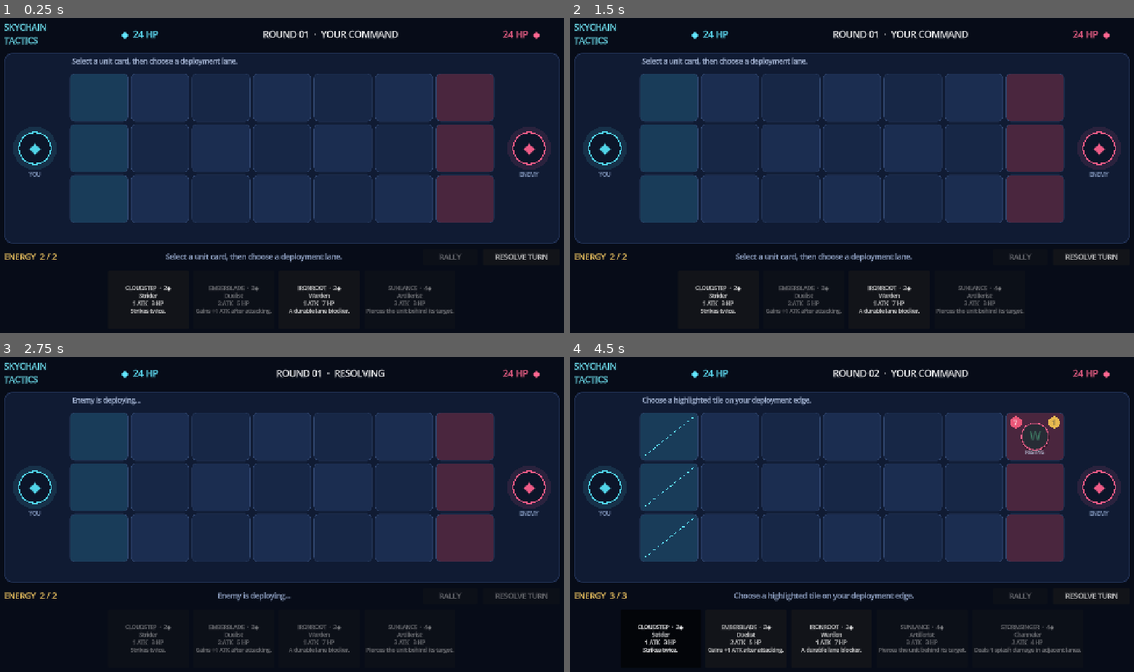
Above: before the commit, frames 1-4 (two rows, left to right).
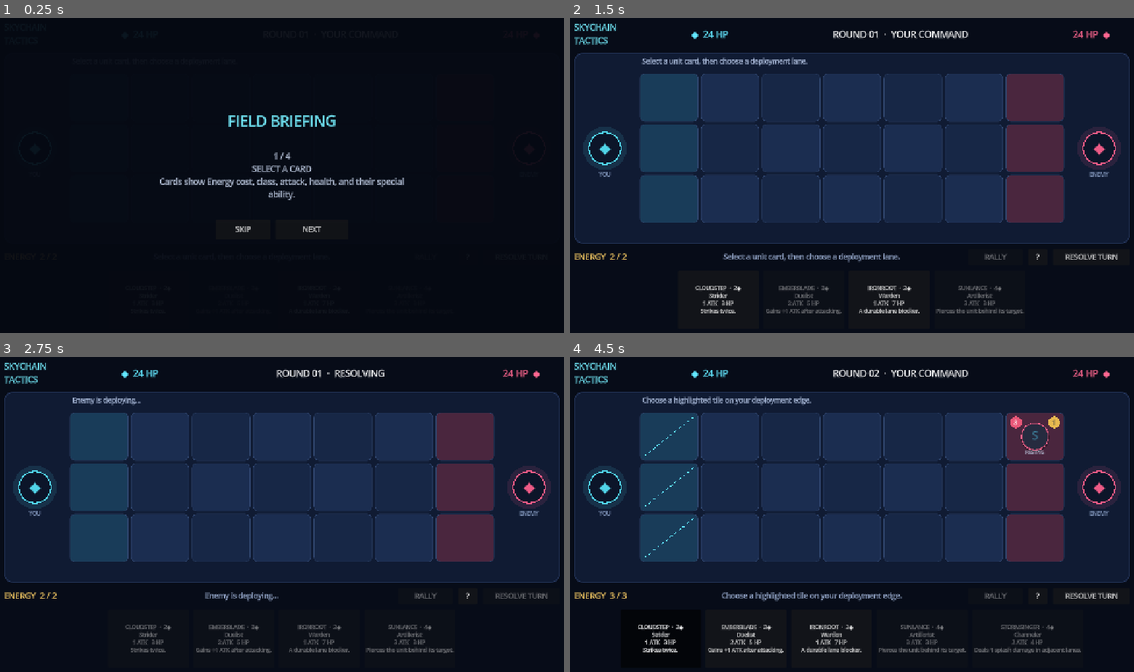
Above: after the commit, the same moments.

Repository: prldd/HeavenStrike
Game: Godot game, scene res://main.tscn
The game is run twice, just before and just after one commit, with the same random seed, the same clock (stepped at 60 frames per second) and the same inputs.
Inputs (mouse positions are in pixels of both pictures, inside the frame that each line leads up to):
- Up to frame 1 (0.25 s): no input
- Up to frame 2 (1.5 s): click (1038, 257) at 0.5 s, where only the run after the commit has a clickable "?"; click (812, 229) at 1.25 s, where only the run after the commit has a clickable "SKIP"
- Up to frame 3 (2.75 s): click "RESOLVE TURN" at 2 s
- Up to frame 4 (4.5 s): click (1038, 596) at 2.75 s, where only the run after the commit has a clickable "?"; click (812, 568) at 3.5 s, where only the run after the commit has a clickable "SKIP"; click "CLOUDSTEP · 2◆ Strider 1 ATK …" at 4.25 s

The runs differ from the first frame. In frame 1, 61% of the frame differs, in the area x 0-100%, y 1-95%; in frame 2, 0.5%; in frame 3, 0.3%; in frame 4, 0.6%.

Commit message:
Four-page in-game field briefing

Diff:
--- /dev/null
+++ b/scripts/battle_ai.gd
@@ -0,0 +1,75 @@
+class_name BattleAI
+extends RefCounted
+
+const PLAYER := 0
+const ENEMY := 1
+const COLS := 7
+
+static func choose_deployment(roster: Array, energy: int, units: Array) -> Dictionary:
+	var best := {}
+	var best_score := -INF
+	for card in roster:
+		if card.cost > energy:
+			continue
+		for row in 3:
+			if _occupied(units, row, COLS - 1):
+				continue
+			var score := _score(card, row, energy, units)
+			if score > best_score:
+				best_score = score
+				best = {"card": card, "row": row}
+	return best
+
+static func lane_priority(units: Array) -> Array:
+	var scored := []
+	for row in 3:
+		var score := 0.0
+		for unit in units:
+			if unit.row != row:
+				continue
+			var proximity: float = 1.0 + float(unit.col) / float(COLS - 1)
+			score += unit.atk * proximity * (1.0 if unit.side == PLAYER else -0.45)
+		scored.append({"row": row, "score": score})
+	scored.sort_custom(func(a, b): return a.score > b.score)
+	return scored.map(func(item): return item.row)
+
+static func _score(card: Dictionary, row: int, energy: int, units: Array) -> float:
+	var player_threat := 0.0
+	var enemy_support := 0.0
+	var wounded_allies := 0
+	var adjacent_targets := 0
+	for unit in units:
+		if unit.side == PLAYER:
+			if unit.row == row:
+				player_threat += unit.atk * 2.0 + unit.hp * 0.25 + unit.col * 0.8
+			if absi(unit.row - row) == 1:
+				adjacent_targets += 1
+		elif unit.row == row:
+			enemy_support += unit.atk + unit.hp * 0.2
+			if unit.hp < unit.max_hp:
+				wounded_allies += 1
+
+	var score: float = player_threat + enemy_support * 0.35
+	score += card.cost * 0.4
+	score += 1.25 if card.cost == energy else 0.0
+	match card.kind:
+		"Warden":
+			score += player_threat * 0.55
+		"Artillerist":
+			score += player_threat * 0.35
+		"Channeler":
+			score += adjacent_targets * 1.6
+		"Lifebinder":
+			score += wounded_allies * 2.5
+			if wounded_allies == 0:
+				score -= 1.5
+		"Strider":
+			if player_threat == 0:
+				score += 2.0
+	return score
+
+static func _occupied(units: Array, row: int, col: int) -> bool:
+	for unit in units:
+		if unit.row == row and unit.col == col:
+			return true
+	return false
--- a/scripts/board_view.gd
+++ b/scripts/board_view.gd
@@ -20,6 +20,10 @@
 var enabled := true
 var hover_row := -1
 var event_text := "Choose a unit, then choose a lane."
+var effect_unit_id := -1
+var effect_label := ""
+var effect_color := Color.WHITE
+var effect_strength := 0.0
 
 func _ready() -> void:
 	mouse_default_cursor_shape = Control.CURSOR_POINTING_HAND
@@ -34,6 +38,24 @@
 	selected_card = card
 	enabled = can_deploy
 	event_text = message
+	queue_redraw()
+
+func play_unit_effect(unit_id: int, label: String, color: Color) -> void:
+	effect_unit_id = unit_id
+	effect_label = label
+	effect_color = color
+	effect_strength = 1.0
+	var tween := create_tween()
+	tween.tween_method(_set_effect_strength, 1.0, 0.0, 0.38).set_trans(Tween.TRANS_QUAD).set_ease(Tween.EASE_OUT)
+	tween.tween_callback(_clear_effect)
+
+func _set_effect_strength(value: float) -> void:
+	effect_strength = value
+	queue_redraw()
+
+func _clear_effect() -> void:
+	effect_unit_id = -1
+	effect_label = ""
 	queue_redraw()
 
 func _gui_input(event: InputEvent) -> void:
@@ -94,6 +116,8 @@
 
 	for unit in units:
 		_draw_unit(unit)
+		if unit.id == effect_unit_id:
+			_draw_effect(unit)
 
 	if not selected_card.is_empty() and enabled:
 		for row in ROWS:
@@ -152,6 +176,22 @@
 		draw_circle(center, minf(rect.size.x, rect.size.y) * 0.32, Color(0.05, 0.08, 0.15, 0.48))
 		draw_string(font, Vector2(rect.position.x, rect.end.y - 7), "RESTING", HORIZONTAL_ALIGNMENT_CENTER, rect.size.x, 10, Color("#b8c2d9"))
 
+func _draw_effect(unit: Dictionary) -> void:
+	var rect := _cell_rect(unit.row, unit.col).grow(-5.0)
+	var center := rect.get_center()
+	var radius := minf(rect.size.x, rect.size.y) * (0.35 + (1.0 - effect_strength) * 0.18)
+	draw_circle(center, radius, Color(effect_color, effect_strength * 0.22), false, 4)
+	draw_arc(center, radius, 0, TAU, 32, Color(effect_color, effect_strength), 4)
+	draw_string(
+		get_theme_default_font(),
+		Vector2(rect.position.x, rect.position.y - 4 - (1.0 - effect_strength) * 18),
+		effect_label,
+		HORIZONTAL_ALIGNMENT_CENTER,
+		rect.size.x,
+		14,
+		Color(effect_color, effect_strength)
+	)
+
 func _occupied(row: int, col: int) -> bool:
 	for unit in units:
 		if unit.row == row and unit.col == col:
--- a/scripts/main.gd
+++ b/scripts/main.gd
@@ -1,21 +1,14 @@
 extends Control
 
 const BoardViewScript = preload("res://scripts/board_view.gd")
+const UnitCatalogScript = preload("res://scripts/unit_catalog.gd")
+const BattleAIScript = preload("res://scripts/battle_ai.gd")
 
 const PLAYER := 0
 const ENEMY := 1
 const ROWS := 3
 const COLS := 7
 const STARTING_HP := 24
-
-const ROSTER := [
-	{"name": "Cloudstep", "kind": "Strider", "cost": 2, "atk": 1, "hp": 3, "move": 3, "range": 1, "text": "Strikes twice."},
-	{"name": "Emberblade", "kind": "Duelist", "cost": 3, "atk": 2, "hp": 5, "move": 2, "range": 1, "text": "Gains +1 ATK after attacking."},
-	{"name": "Ironroot", "kind": "Warden", "cost": 2, "atk": 1, "hp": 7, "move": 2, "range": 1, "text": "A durable lane blocker."},
-	{"name": "Sunlance", "kind": "Artillerist", "cost": 4, "atk": 3, "hp": 3, "move": 1, "range": 3, "text": "Pierces the unit behind its target."},
-	{"name": "Stormsinger", "kind": "Channeler", "cost": 4, "atk": 2, "hp": 4, "move": 1, "range": 3, "text": "Deals 1 splash damage in adjacent lanes."},
-	{"name": "Dawnmender", "kind": "Lifebinder", "cost": 3, "atk": 1, "hp": 5, "move": 1, "range": 2, "text": "Heals a nearby ally for 2."}
-]
 
 var board: BoardView
 var player_hp_label: Label
@@ -29,11 +22,15 @@
 var overlay: ColorRect
 var overlay_title: Label
 var overlay_detail: Label
+var tutorial_overlay: ColorRect
+var tutorial_page_label: Label
+var tutorial_page := 0
+
+var roster: Array = UnitCatalogScript.all_units()
 
 var units: Array = []
 var player_hand: Array = []
 var draw_index := 0
-var enemy_draw_index := 2
 var selected_hand_index := -1
 var next_unit_id := 1
 var round_number := 1
@@ -48,6 +45,7 @@
 var input_enabled := true
 var battle_over := false
 var status_message := ""
+var has_shown_tutorial := false
 
 func _ready() -> void:
 	_build_interface()
@@ -126,6 +124,13 @@
 	power_button.pressed.connect(_use_player_power)
 	control_bar.add_child(power_button)
 
+	var help_button := Button.new()
+	help_button.text = "?"
+	help_button.tooltip_text = "How to play"
+	help_button.custom_minimum_size.x = 42
+	help_button.pressed.connect(_open_tutorial)
+	control_bar.add_child(help_button)
+
 	end_button = Button.new()
 	end_button.text = "RESOLVE TURN"
 	end_button.custom_minimum_size.x = 170
@@ -139,6 +144,7 @@
 	root.add_child(hand_row)
 
 	_build_overlay()
+	_build_tutorial()
 
 func _build_overlay() -> void:
 	overlay = ColorRect.new()
@@ -175,11 +181,85 @@
 	restart.pressed.connect(_start_new_match)
 	panel.add_child(restart)
 
+func _build_tutorial() -> void:
+	tutorial_overlay = ColorRect.new()
+	tutorial_overlay.color = Color(0.02, 0.035, 0.07, 0.94)
+	tutorial_overlay.set_anchors_and_offsets_preset(Control.PRESET_FULL_RECT)
+	tutorial_overlay.mouse_filter = Control.MOUSE_FILTER_STOP
+	tutorial_overlay.visible = false
+	add_child(tutorial_overlay)
+
+	var center := CenterContainer.new()
+	center.set_anchors_and_offsets_preset(Control.PRESET_FULL_RECT)
+	tutorial_overlay.add_child(center)
+
+	var panel := VBoxContainer.new()
+	panel.custom_minimum_size = Vector2(560, 330)
+	panel.alignment = BoxContainer.ALIGNMENT_CENTER
+	panel.add_theme_constant_override("separation", 22)
+	center.add_child(panel)
+
+	var title := Label.new()
+	title.text = "FIELD BRIEFING"
+	title.horizontal_alignment = HORIZONTAL_ALIGNMENT_CENTER
+	title.add_theme_font_size_override("font_size", 32)
+	title.add_theme_color_override("font_color", Color("#71e6f5"))
+	panel.add_child(title)
+
+	tutorial_page_label = Label.new()
+	tutorial_page_label.custom_minimum_size = Vector2(520, 150)
+	tutorial_page_label.horizontal_alignment = HORIZONTAL_ALIGNMENT_CENTER
+	tutorial_page_label.vertical_alignment = VERTICAL_ALIGNMENT_CENTER
+	tutorial_page_label.autowrap_mode = TextServer.AUTOWRAP_WORD_SMART
+	tutorial_page_label.add_theme_font_size_override("font_size", 18)
+	tutorial_page_label.add_theme_color_override("font_color", Color("#c1cee5"))
+	panel.add_child(tutorial_page_label)
+
+	var actions := HBoxContainer.new()
+	actions.alignment = BoxContainer.ALIGNMENT_CENTER
+	actions.add_theme_constant_override("separation", 12)
+	panel.add_child(actions)
+
+	var close := Button.new()
+	close.text = "SKIP"
+	close.custom_minimum_size = Vector2(120, 44)
+	close.pressed.connect(_close_tutorial)
+	actions.add_child(close)
+
+	var next := Button.new()
+	next.text = "NEXT"
+	next.custom_minimum_size = Vector2(160, 44)
+	next.pressed.connect(_next_tutorial_page)
+	actions.add_child(next)
+
+func _open_tutorial() -> void:
+	tutorial_page = 0
+	tutorial_overlay.visible = true
+	_update_tutorial()
+
+func _close_tutorial() -> void:
+	tutorial_overlay.visible = false
+
+func _next_tutorial_page() -> void:
+	tutorial_page += 1
+	if tutorial_page >= 4:
+		_close_tutorial()
+		return
+	_update_tutorial()
+
+func _update_tutorial() -> void:
+	var pages := [
+		"1 / 4\nSELECT A CARD\nCards show Energy cost, class, attack, health, and their special ability.",
+		"2 / 4\nCHOOSE A LANE\nDeploy on an open glowing tile at the left edge. New units rest until your next turn.",
+		"3 / 4\nRESOLVE THE BOARD\nReady units attack if a target is in range. Otherwise, they advance automatically.",
+		"4 / 4\nBREAK THE COMMANDER\nCross an open lane and deal 24 damage to the enemy Commander before it reaches yours."
+	]
+	tutorial_page_label.text = pages[tutorial_page]
+
 func _start_new_match() -> void:
 	units.clear()
 	player_hand.clear()
 	draw_index = 0
-	enemy_draw_index = 2
 	selected_hand_index = -1
 	next_unit_id = 1
 	round_number = 1
@@ -198,11 +278,14 @@
 	for i in 4:
 		_draw_player_card()
 	_refresh()
+	if not has_shown_tutorial:
+		has_shown_tutorial = true
+		_open_tutorial()
 
 func _draw_player_card() -> void:
 	if player_hand.size() >= 5:
 		return
-	player_hand.append(ROSTER[draw_index % ROSTER.size()].duplicate())
+	player_hand.append(roster[draw_index % roster.size()].duplicate())
 	draw_index += 1
 
 func _refresh() -> void:
@@ -293,6 +376,7 @@
 	for unit in units:
 		if unit.side == PLAYER:
 			unit.atk += 1
+			board.play_unit_effect(unit.id, "+1 ATK", Color("#ffd166"))
 	status_message = "Rally! Every allied unit gains +1 ATK."
 	_refresh()
 
@@ -321,21 +405,16 @@
 
 	var attempts := 0
 	while attempts < 3:
-		var card: Dictionary = ROSTER[enemy_draw_index % ROSTER.size()]
-		var lanes := _enemy_lane_priority()
-		var placed := false
-		for row in lanes:
-			if _unit_at(row, COLS - 1) == null and card.cost <= enemy_energy:
-				_spawn_unit(card, ENEMY, row, COLS - 1)
-				enemy_energy -= card.cost
-				enemy_draw_index += 1
-				placed = true
-				status_message = "Enemy deployed %s." % card.name
-				_refresh()
-				await get_tree().create_timer(0.35).timeout
-				break
-		if not placed:
+		var choice: Dictionary = BattleAIScript.choose_deployment(roster, enemy_energy, units)
+		if choice.is_empty():
 			break
+		var card: Dictionary = choice.card
+		var row: int = choice.row
+		_spawn_unit(card, ENEMY, row, COLS - 1)
+		enemy_energy -= card.cost
+		status_message = "Enemy deployed %s to lane %d." % [card.name, row + 1]
+		_refresh()
+		await get_tree().create_timer(0.35).timeout
 		attempts += 1
 
 	if not enemy_power_used and enemy_hp <= 12:
@@ -343,6 +422,7 @@
 		for unit in units:
 			if unit.side == ENEMY:
 				unit.atk += 1
+				board.play_unit_effect(unit.id, "+1 ATK", Color("#ff8b70"))
 		status_message = "Enemy Rally! Hostile units gain +1 ATK."
 		_refresh()
 		await get_tree().create_timer(0.45).timeout
@@ -392,6 +472,7 @@
 		if wounded != null:
 			wounded.hp = mini(wounded.max_hp, wounded.hp + 2)
 			status_message = "%s restores 2 HP to %s." % [actor.name, wounded.name]
+			board.play_unit_effect(wounded.id, "+2 HP", Color("#70e0a1"))
 			return
 
 	var target = _find_target(actor)
@@ -404,6 +485,7 @@
 				break
 			target.hp -= actor.atk
 			status_message = "%s hits %s for %d." % [actor.name, target.name, actor.atk]
+			board.play_unit_effect(target.id, "-%d" % actor.atk, Color("#ff668f"))
 			_apply_special_damage(actor, target)
 			_remove_defeated()
 			_refresh()
@@ -433,6 +515,7 @@
 		steps += 1
 	if steps > 0:
 		status_message = "%s advances %d space%s." % [actor.name, steps, "" if steps == 1 else "s"]
+		board.play_unit_effect(actor.id, "ADVANCE", Color("#71e6f5"))
 	else:
 		status_message = "%s holds position." % actor.name
 
@@ -486,17 +569,6 @@
 		return COLS - actor.col <= actor.range and _find_target(actor) == null
 	return actor.col + 1 <= actor.range and _find_target(actor) == null
 
-func _enemy_lane_priority() -> Array:
-	var scores := []
-	for row in ROWS:
-		var score := 0
-		for unit in units:
-			if unit.row == row:
-				score += unit.atk * (1 if unit.side == PLAYER else -1)
-		scores.append({"row": row, "score": score})
-	scores.sort_custom(func(a, b): return a.score > b.score)
-	return scores.map(func(item): return item.row)
-
 func _unit_at(row: int, col: int):
 	for unit in units:
 		if unit.row == row and unit.col == col:
--- /dev/null
+++ b/scripts/unit_catalog.gd
@@ -0,0 +1,23 @@
+class_name UnitCatalog
+extends RefCounted
+
+const UNITS := [
+	{"name": "Cloudstep", "kind": "Strider", "cost": 2, "atk": 1, "hp": 3, "move": 3, "range": 1, "text": "Strikes twice."},
+	{"name": "Emberblade", "kind": "Duelist", "cost": 3, "atk": 2, "hp": 5, "move": 2, "range": 1, "text": "Gains +1 ATK after attacking."},
+	{"name": "Ironroot", "kind": "Warden", "cost": 2, "atk": 1, "hp": 7, "move": 2, "range": 1, "text": "A durable lane blocker."},
+	{"name": "Sunlance", "kind": "Artillerist", "cost": 4, "atk": 3, "hp": 3, "move": 1, "range": 3, "text": "Pierces the unit behind its target."},
+	{"name": "Stormsinger", "kind": "Channeler", "cost": 4, "atk": 2, "hp": 4, "move": 1, "range": 3, "text": "Deals 1 splash damage in adjacent lanes."},
+	{"name": "Dawnmender", "kind": "Lifebinder", "cost": 3, "atk": 1, "hp": 5, "move": 1, "range": 2, "text": "Heals a nearby ally for 2."}
+]
+
+static func all_units() -> Array:
+	var result: Array = []
+	for unit in UNITS:
+		result.append(unit.duplicate(true))
+	return result
+
+static func by_name(unit_name: String) -> Dictionary:
+	for unit in UNITS:
+		if unit.name == unit_name:
+			return unit.duplicate(true)
+	return {}
--- /dev/null
+++ b/tests/smoke_test.gd
@@ -0,0 +1,28 @@
+extends SceneTree
+
+const UnitCatalogScript = preload("res://scripts/unit_catalog.gd")
+const BattleAIScript = preload("res://scripts/battle_ai.gd")
+
+func _init() -> void:
+	var roster: Array = UnitCatalogScript.all_units()
+	assert(roster.size() == 6, "The first playable roster must contain six units.")
+	assert(UnitCatalogScript.by_name("Cloudstep").kind == "Strider")
+	assert(UnitCatalogScript.by_name("Missing").is_empty())
+
+	var units := [
+		{"side": 0, "row": 1, "col": 5, "atk": 3, "hp": 4, "max_hp": 4}
+	]
+	var choice: Dictionary = BattleAIScript.choose_deployment(roster, 2, units)
+	assert(not choice.is_empty(), "AI should find an affordable deployment.")
+	assert(choice.card.cost <= 2)
+	assert(choice.row == 1, "AI should answer the most dangerous lane.")
+
+	var blocked_units := [
+		{"side": 1, "row": 0, "col": 6, "atk": 1, "hp": 1, "max_hp": 1},
+		{"side": 1, "row": 1, "col": 6, "atk": 1, "hp": 1, "max_hp": 1},
+		{"side": 1, "row": 2, "col": 6, "atk": 1, "hp": 1, "max_hp": 1}
+	]
+	assert(BattleAIScript.choose_deployment(roster, 10, blocked_units).is_empty())
+
+	print("Skychain smoke tests passed.")
+	quit()
Not shown, added: scripts/battle_ai.gd.uid
Not shown, added: scripts/unit_catalog.gd.uid
Not shown, added: tests/smoke_test.gd.uid
Not shown, changed: README.md
